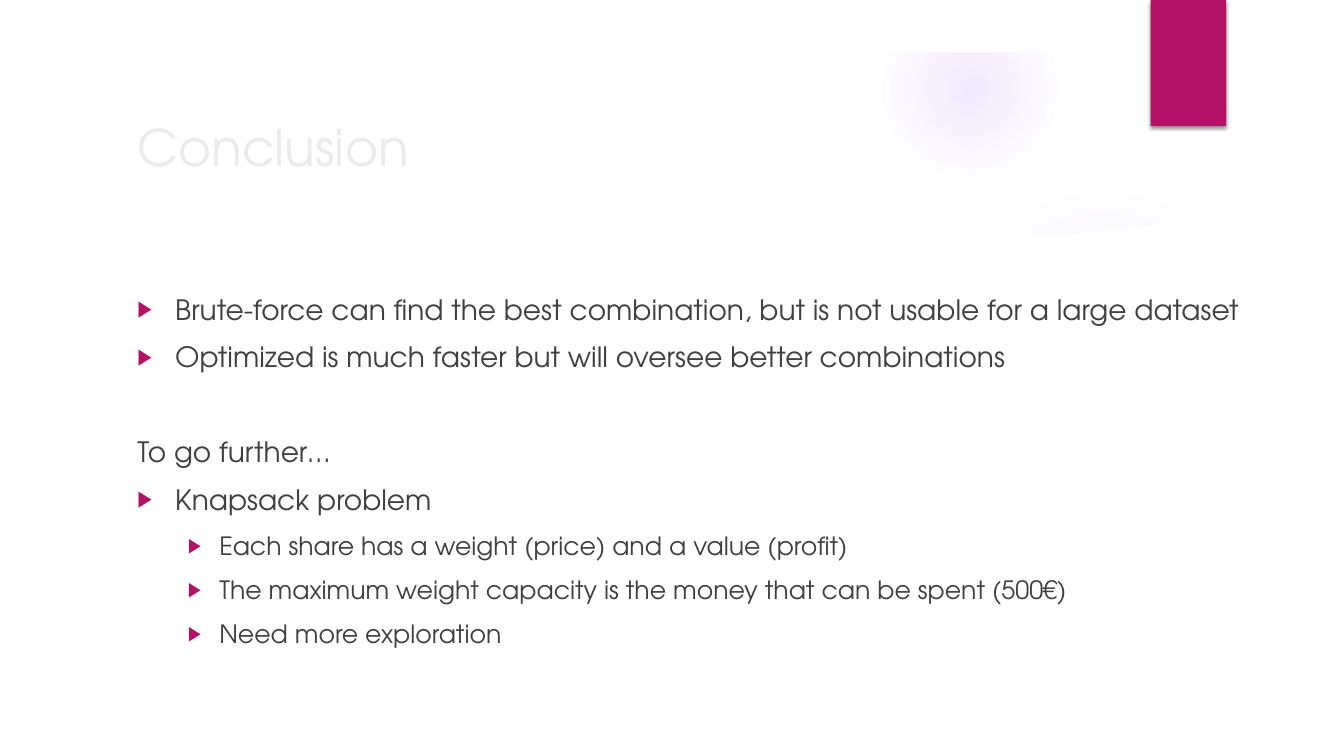
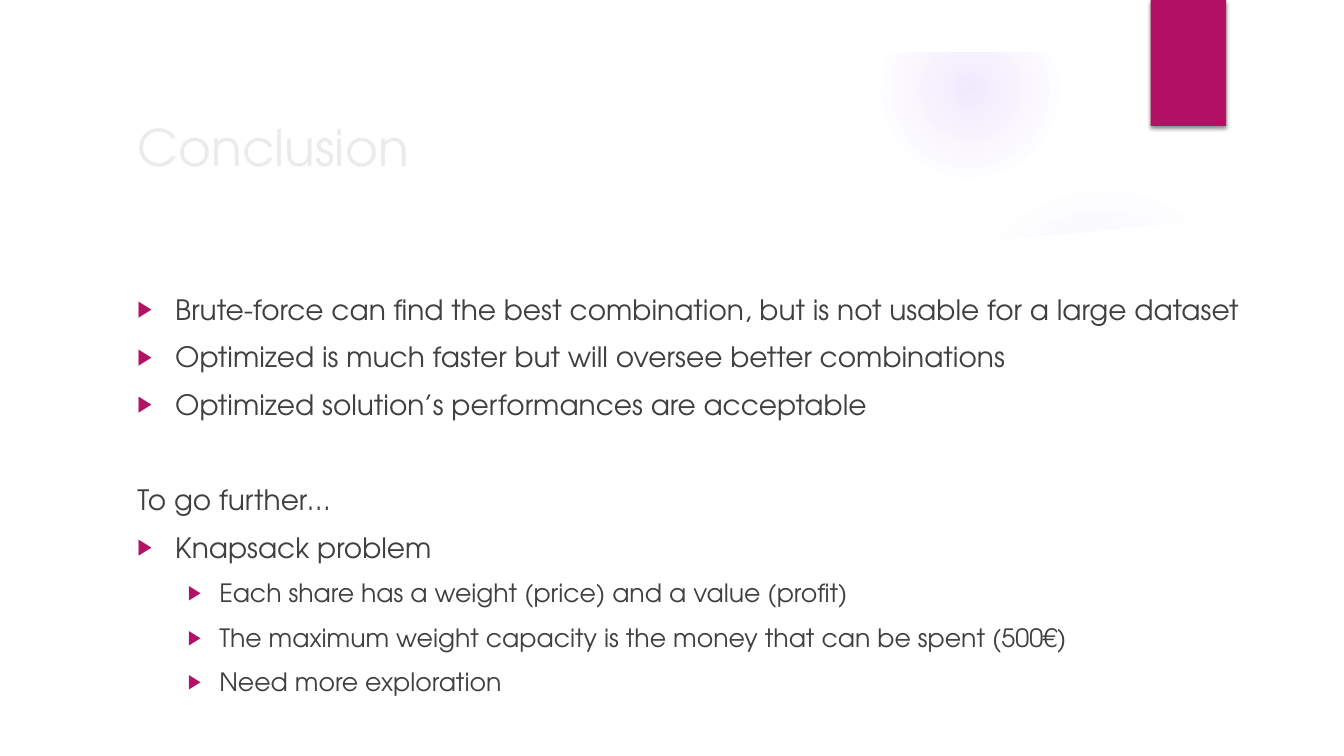
Before and after one commit to franfif/algoinvest-trade, a slide deck: slide 15 of Project7_Presentation.pptx. Drawn at 1344x756 pixels with LibreOffice and Linux fonts; fonts in the diff are those of the drawing; background and template pictures are left out. Boxes give left, top, right and bottom in pixels: in the first picture for what was removed or moved away, otherwise in the second. Text is boxed around its words. In the diff, an @@ line names an element or a change of style, - is before the commit and + after.

```diff
--- a/Project7_Presentation.pptx
+++ b/Project7_Presentation.pptx
@@ text at [175, 394, 867, 421]: paragraph added @@
+▶ Optimized solution’s performances are acceptable
```
Also in this commit, not shown: 5 other slides changed.
